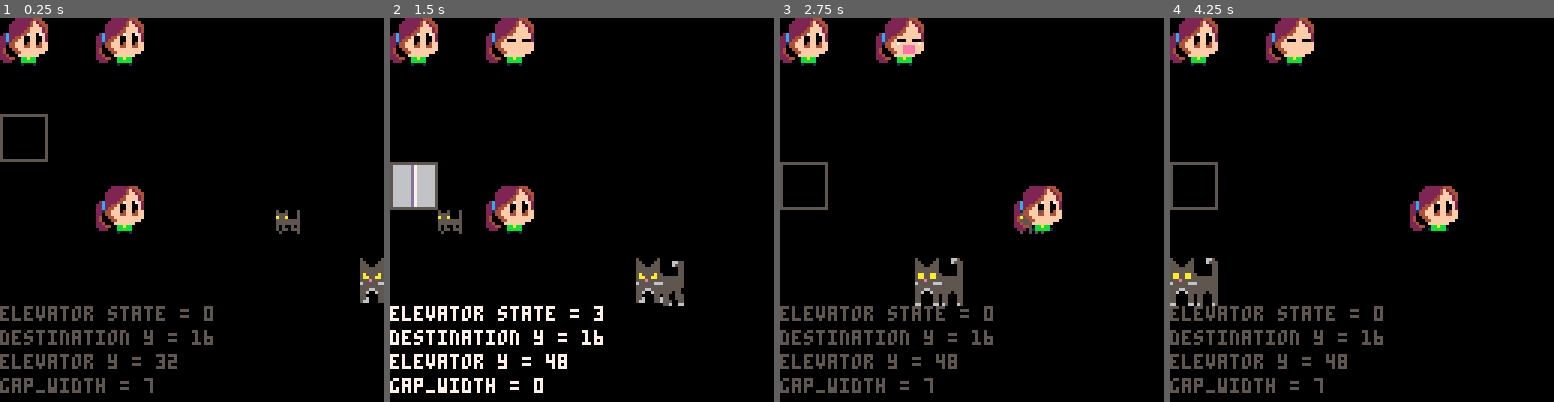
Above: before the commit, frames 1-4 (left to right).
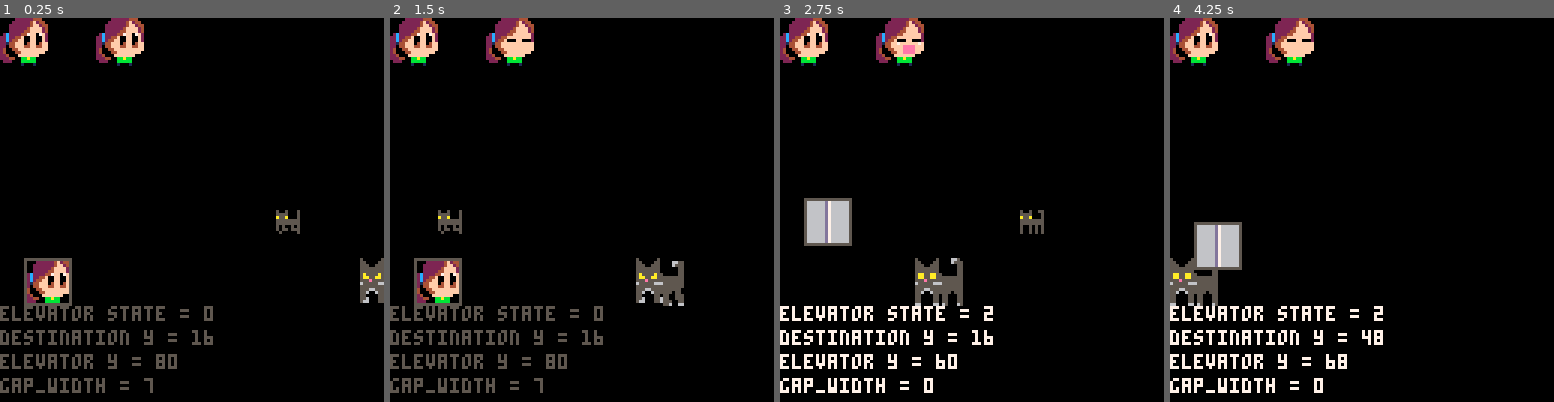
Above: after the commit, the same moments.

Repository: leonardost/cat-catcher-0
Game: PICO-8 cartridge cat_catcher_0.p8
The game is run twice, just before and just after one commit, with the same random seed, the same clock (stepped at 60 frames per second) and the same inputs.
Inputs:
- Up to frame 1 (0.25 s): no input
- Up to frame 2 (1.5 s): no input
- Up to frame 3 (2.75 s): hold Right 1.6-2.1 s; hold Up 2.15-2.42 s; hold Right from 2.47 s (still down)
- Up to frame 4 (4.25 s): release Right at 3.03 s; hold Left 3.08-3.58 s; hold Down 3.63-3.97 s; hold Right from 4.02 s (still down)

The runs differ from the first frame. In frame 1, 2.8% of the frame differs, in the area x 0-47%, y 25-91%; in frame 2, 7.0%, in the area x 0-56%, y 37-98%; in frame 3, 6.0%; in frame 4, 6.1%.

Commit message:
Make girl change floors with the elevator

Diff:
--- a/cat_catcher_0.p8
+++ b/cat_catcher_0.p8
@@ -21,13 +21,14 @@
 --]]
 
 function _init()
+  t = 0
   graphics = {}
   updatables = {}
-  t = 0
+  current_floor = 1
 
   cat = cat_actor(108, 64)
   bigcat = bigcat_actor(128, 80)
-  girl = girl_actor(32, 56)
+  girl = girl_actor(8, 80)
   add(graphics, cat)
   add(graphics, bigcat)
   add(graphics, girl)
@@ -58,9 +59,11 @@
   animation_yawn.add_frame(girl2, 5)
   add(updatables, animation_yawn)
 
-  elevator = elevator_actor(0, 32)
+  elevator = elevator_actor(8, 80)
   add(graphics, elevator)
   add(updatables, elevator)
+
+
 end
 
 function _update()
@@ -70,10 +73,17 @@
     obj.update()
   end
 
-  if t == 30 then
-    elevator.move_to_floor(0)
-  end
-
+  if elevator.is_changing_floors() then
+    girl.y = elevator.get_y()
+  end
+
+  if btnp(⬆️) then
+    change_floor(-1)
+  end
+  if btnp(⬇️) then
+    change_floor(1)
+  end
+  --[[
   if btn(⬅️) then
     girl.walk(-2)
   end
@@ -84,6 +94,17 @@
   if girl.is_walking() and not btn(⬅️) and not btn(➡️) then
     girl.idle()
   end
+  --]]
+end
+
+function change_floor(direction)
+  if direction == -1 and current_floor > 0 then
+    current_floor -= 1
+  end
+  if direction == 1 and current_floor < 2 then
+    current_floor += 1
+  end
+  elevator.move_to_floor(current_floor)
 end
 
 function _draw()
@@ -93,8 +114,8 @@
   end
   animation_idle.draw(0, 0)
   animation_yawn.draw(32, 0)
-
-end
+end
+
 -->8
 function sprite(w, h, sprites)
   local w = w
@@ -163,6 +184,7 @@
 function girl_actor(x, y)
   local t = 0
   local idle_t = 0
+  local floor = 1
 
   local girl1 = sprite(2, 2, { 20, 21, 36, 37 })
   local animation_idle = animation()
@@ -214,7 +236,7 @@
     walk_state
   })
 
-  girl.update = function()
+  function girl.update()
     t += 1
     if girl.is_idle() then
       idle_t += 1
@@ -250,6 +272,14 @@
 
   function girl.is_idle()
     return girl.current_state >= 1 and girl.current_state <= 3
+  end
+
+  function girl.change_floor(direction)
+    if direction == -1 and floor > -1 then
+      floor -= 1
+    elseif direction == 1 and floor < 2 then
+      floor += 1
+    end
   end
 
   blink_state.set_finished_callback(girl.idle)
@@ -418,8 +448,17 @@
   end
 
   function self.move_to_floor(floor)
+    if state != 0 then return end
     state = 1
     destination_floor = floor
+  end
+
+  function self.get_y()
+    return y
+  end
+
+  function self.is_changing_floors()
+    return state != 0
   end
 
 	 return self
@@ -428,10 +467,10 @@
 __gfx__
 00000000500500555005000544444444000000000000000099999999044444403333333311111111000000000000000000000000000000000000000000000000
 00000000555500055555000544b4b4440000000000000000aaaaaaaa44999944b3b3b3a3cccccccc000000000000000000000000000000000000000000000000
-00700700a55a0005a55a0005bbbbbbb4000000000000ccc0aaaaaaaa49499494bbbbbbbbccc7c7cc000000000000000000000000000000000000000000000000
-000770005555555555555555bbbbbbb400770770000ccc0caaaaaaaa49944994abbbbbbbcccccc77000000000000000000000000000000000000000000000000
-000770005555555555555555b3bb3bb40700000000cccc77aaaaaaaa49944994bbbbabbb77cccccc000000000000000000000000000000000000000000000000
-007007005005050550500505bbbbbbb407077707ccc77770aaaaaaaa49499494bbbbbbbacccccccc000000000000000000000000000000000000000000000000
+00000000a55a0005a55a0005bbbbbbb4000000000000ccc0aaaaaaaa49499494bbbbbbbbccc7c7cc000000000000000000000000000000000000000000000000
+000000005555555555555555bbbbbbb400770770000ccc0caaaaaaaa49944994abbbbbbbcccccc77000000000000000000000000000000000000000000000000
+000000005555555555555555b3bb3bb40700000000cccc77aaaaaaaa49944994bbbbabbb77cccccc000000000000000000000000000000000000000000000000
+000000005005050550500505bbbbbbb407077707ccc77770aaaaaaaa49499494bbbbbbbacccccccc000000000000000000000000000000000000000000000000
 000000005005050550550555b3bb3bbb007777700c000000aaaaaaaa44999944bbabbbbbcccc7cc7000000000000000000000000000000000000000000000000
 000000005005050505000005b3333bbb00777770000000009999999904444440bbbbbbbbcccccccc000000000000000000000000000000000000000000000000
 50000005000066505000000500000000000002222224440000000222222444000000022222244400000002222224440000000222222444000000022222244400
